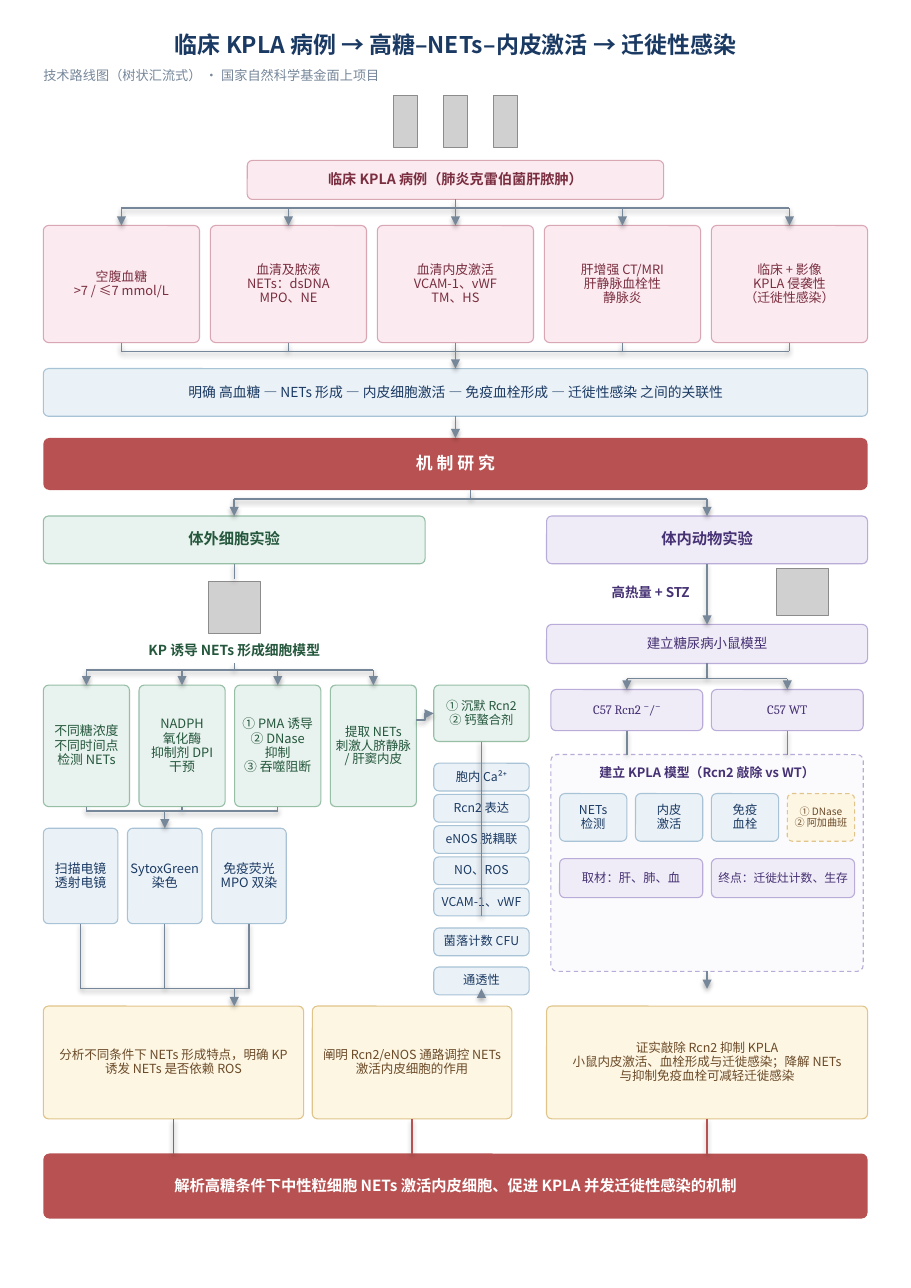
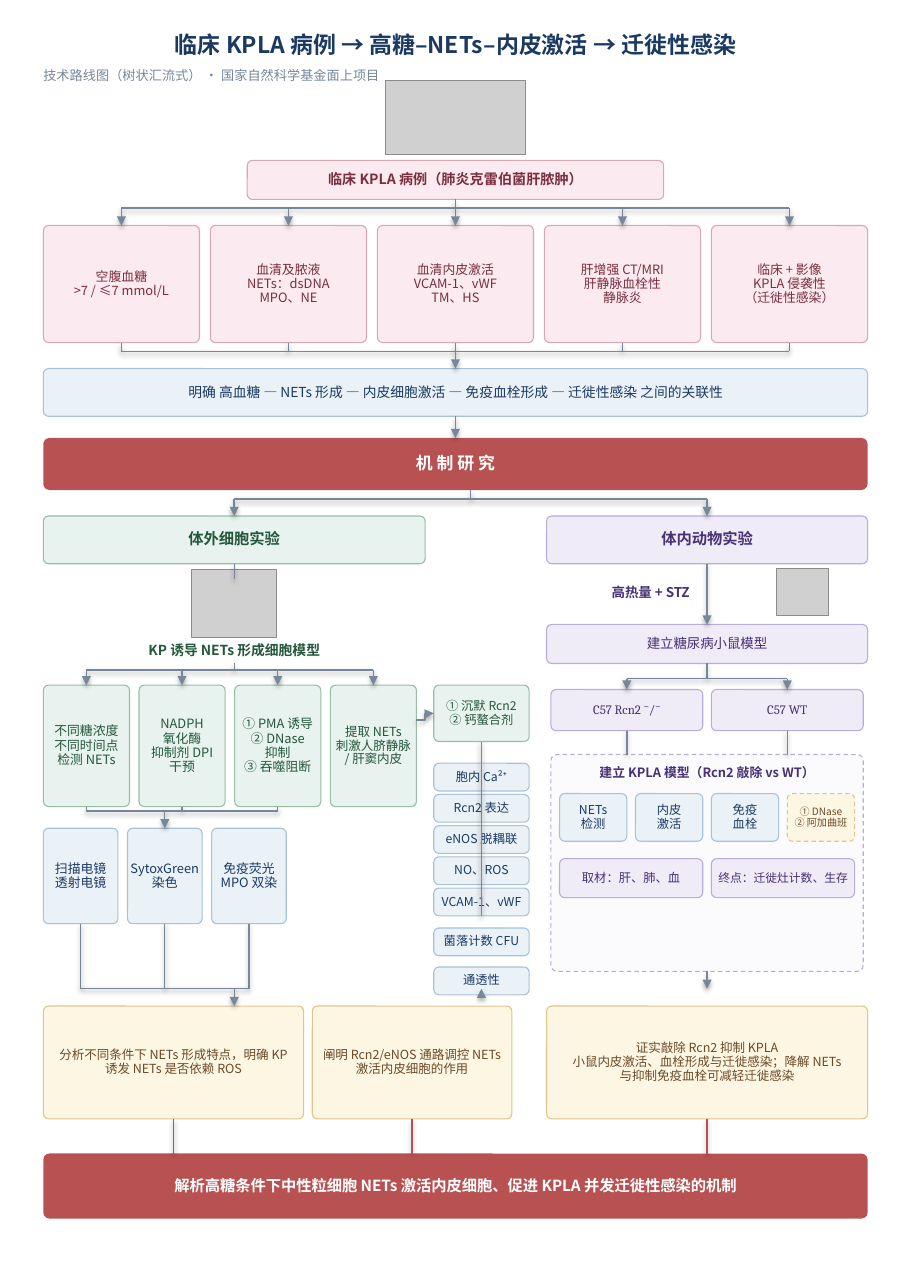
Before and after one commit to lxwang98/dsh-preset-tech-route, a slide deck: slide 1 of skills/nsfc-route/examples/out/nsfc-flowtree-demo.pptx. Drawn at 911x1288 pixels with LibreOffice and Linux fonts; fonts in the diff are those of the drawing; grey boxes stand for pictures. Boxes give left, top, right and bottom in pixels: in the first picture for what was removed or moved away, otherwise in the second. Text is boxed around its words. In the diff, an @@ line names an element or a change of style, - is before the commit and + after.

```diff
--- a/skills/nsfc-route/examples/out/nsfc-flowtree-demo.pptx
+++ b/skills/nsfc-route/examples/out/nsfc-flowtree-demo.pptx
@@ picture added at [386,80,527,154] @@
@@ picture removed at [393,96,416,148] @@
@@ picture removed at [444,96,467,148] @@
@@ picture removed at [494,96,517,148] @@
@@ picture added at [192,570,276,637] @@
@@ picture removed at [208,582,260,633] @@
```
Also in this commit, not shown: 9 other files.
